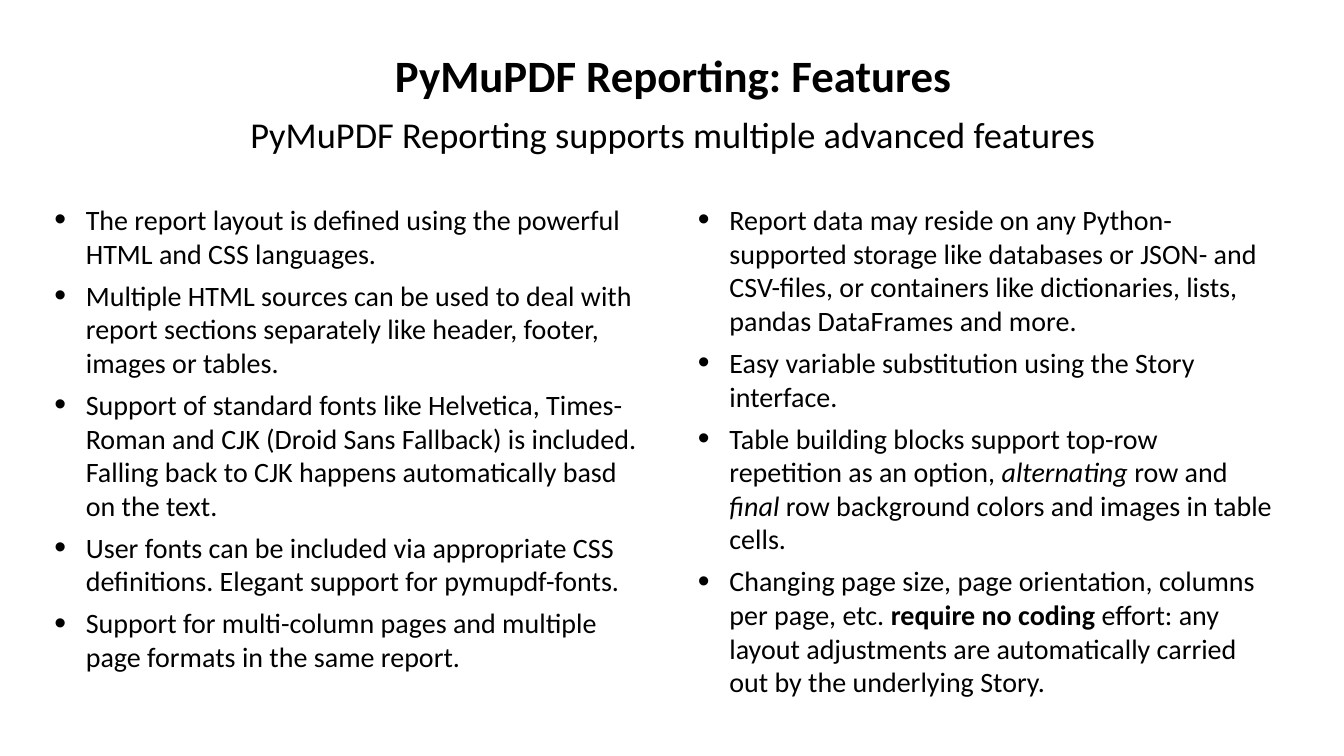
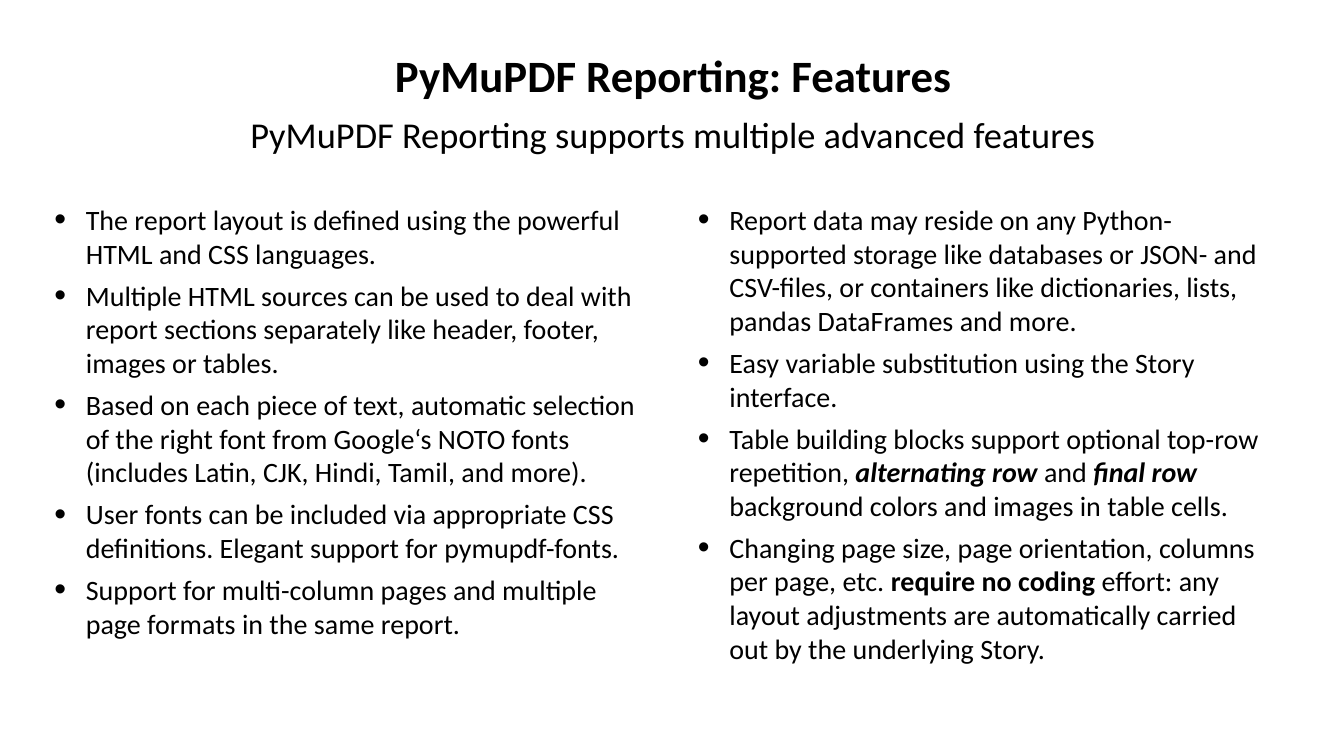
Before and after one commit to pymupdf/PyMuPDF-Utilities, a slide deck: slide 2 of reporting/pymupdf-reporting.pptx. Drawn at 1344x756 pixels with LibreOffice and Linux fonts; fonts in the diff are those of the drawing. Boxes give left, top, right and bottom in pixels: in the first picture for what was removed or moved away, otherwise in the second. Text is boxed around its words. In the diff, an @@ line names an element or a change of style, - is before the commit and + after.

```diff
--- a/reporting/pymupdf-reporting.pptx
+++ b/reporting/pymupdf-reporting.pptx
@@ text at (86,395,634,486): text changed @@
-• Support of standard fonts like Helvetica, Times-Roman and CJK (Droid Sans Fallback) is included. Falling back to CJK happens automatically basd on the text.
+• Based on each piece of text, automatic selection of the right font from Google‘s NOTO fonts (includes Latin, CJK, Hindi, Tamil, and more).
@@ text at (729,429,1258,521): text changed @@
-• Table building blocks support top-row repetition as an option, alternating row and final row background colors and images in table cells.
+• Table building blocks support optional top-row repetition, alternating row and final row background colors and images in table cells.
```
Also in this commit, not shown: 14 other files.
